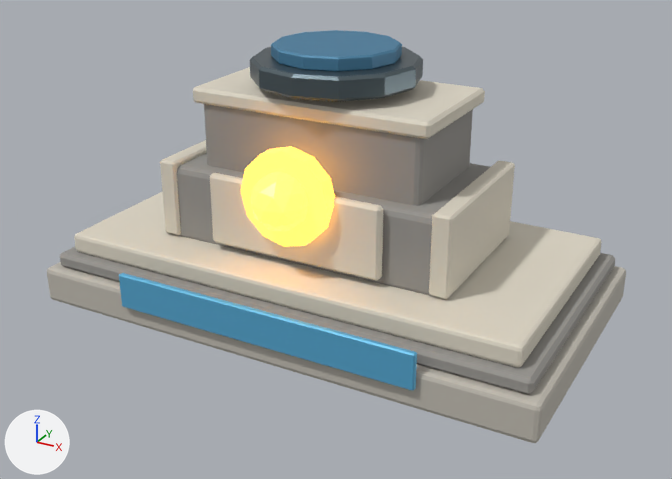
A saved change to the glTF model assets/cardfront_environment/formal/hq/hq_common.glb.
Camera for both pictures: a 50 mm camera at (4.94, -8.99, 5.3) aimed at (0.14, -0.27, 0.94). The axes (+X, +Y, +Z) are drawn at lower left. The lights are the same throughout. The picture after the commit comes second. Where no turn or scale is listed for an object, it has been applied to the vertices. Vertices at exactly the same position are counted once.

The scene before the commit, as lines of its bpy script (objects in view):
```python
ob_base_main = bpy.data.objects.new('Base_Main', me_cube_003)
ob_base_main.location = (0.0, 0.0, 0.22)
ob_base_top = bpy.data.objects.new('Base_Top', me_cube_005)
ob_base_top.location = (0.0, 0.0, 0.74)
ob_base_trim = bpy.data.objects.new('Base_Trim', me_cube_004)
ob_base_trim.location = (0.0, 0.0, 0.53)
ob_core_emitter = bpy.data.objects.new('Core_Emitter', me_cylinder)
ob_core_emitter.location = (0.0, -1.08, 1.72)
ob_core_frame_front = bpy.data.objects.new('Core_Frame_Front', me_cube_009)
ob_core_frame_front.location = (0.0, -0.98, 1.36)
ob_core_frame_left = bpy.data.objects.new('Core_Frame_Left', me_cube_010)
ob_core_frame_left.location = (-1.72, 0.0, 1.34)
ob_core_frame_right = bpy.data.objects.new('Core_Frame_Right', me_cube_011)
ob_core_frame_right.location = (1.72, 0.0, 1.34)
ob_core_glow = bpy.data.objects.new('Core_Glow', me_icosphere)
ob_core_glow.location = (0.0, -1.22, 1.72)
ob_factionpanel_front = bpy.data.objects.new('FactionPanel_Front', me_cube_006)
ob_factionpanel_front.location = (0.0, -1.76, 0.47)
# also in view: 'Core_UpperTrim' at (0.0, 0.04, 2.57); 'Turret_Collar' at (0.0, 0.0, 3.09); 'Turret_Base' at (0.0, 0.0, 2.89); 'Core_UpperHousing' at (0.0, 0.04, 2.08); 'Core_Housing' at (0.0, 0.0, 1.28)
```
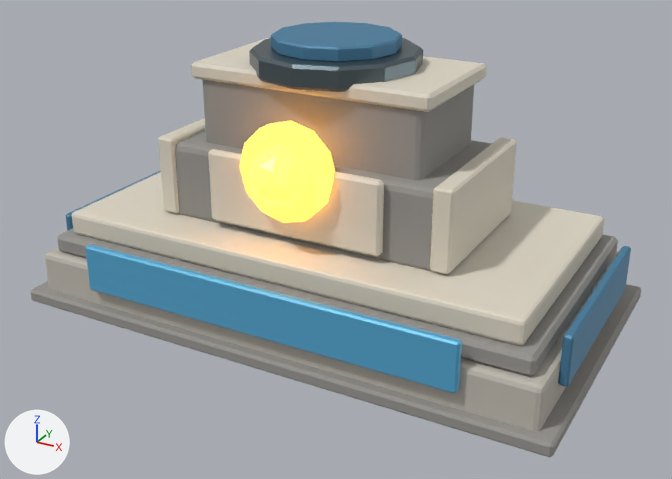
What differs and where, as boxes [x1, y1, x2, y2] in the pictures (672 x 479 px):
```json
{"object": "Base_Top", "change": "moved", "before": [74, 192, 602, 367], "after": [72, 172, 604, 345]}
{"object": "Base_Main", "change": "rescaled", "before": [47, 262, 626, 443], "after": [45, 247, 618, 431]}
{"object": "FactionPanel_Front", "change": "moved, rescaled", "before": [119, 273, 417, 391], "after": [85, 244, 462, 393], "on screen": "26% wider, 26% taller"}
{"object": "Base_Trim", "change": "moved", "before": [60, 246, 615, 395], "after": [57, 228, 618, 376]}
{"object": "Core_UpperTrim", "change": "moved", "before": [193, 67, 485, 139], "after": [191, 38, 486, 112]}
{"object": "Base_Skirt", "change": "added", "after": [31, 281, 641, 457]}
{"object": "Core_Housing", "change": "moved", "before": [177, 153, 490, 297], "after": [175, 131, 492, 272]}
{"object": "Core_Frame_Front", "change": "moved", "before": [210, 173, 383, 281], "after": [208, 149, 384, 257]}
{"object": "Core_Frame_Right", "change": "moved", "before": [429, 160, 515, 299], "after": [430, 137, 517, 275]}
{"object": "Core_Emitter", "change": "moved", "before": [241, 146, 335, 247], "after": [239, 121, 335, 223]}
{"object": "Turret_Base", "change": "moved", "before": [250, 47, 423, 102], "after": [249, 38, 423, 92]}
{"object": "Turret_Collar", "change": "moved", "before": [271, 30, 402, 72], "after": [271, 22, 402, 62]}
{"object": "Core_Glow", "change": "moved", "before": [251, 172, 308, 232], "after": [250, 146, 308, 207]}
{"object": "FactionPanel_Right", "change": "added", "after": [558, 246, 631, 387], "on screen": "blue"}
{"object": "Core_Frame_Left", "change": "moved", "before": [160, 140, 207, 235], "after": [158, 118, 205, 213]}
{"object": "FactionPanel_Left", "change": "added", "after": [66, 171, 161, 231], "on screen": "mostly hidden"}
```

Scene script edits in JSON lines:
```json
{"block": "me_cube_003", "where": "# used by ob_base_main; location = (0.0, 0.0, 0.22)"}
{"op": "remove", "block": "me_cube_003", "code": "me_cube_003.from_pydata(...)  # 56 vertices, 108 faces; spans x -3.1..3.1, y -1.73..1.73, z -0.22..0.22"}
{"op": "add", "block": "me_cube_003", "code": "me_cube_003.from_pydata(...)  # 56 vertices, 108 faces; spans x -3.1..3.1, y -1.73..1.73, z -0.28..0.28"}
{"block": "me_cube_003", "change": "me_cube_003 part 1: the whole mesh is scaled about its middle by (0.999, 0.998, 1.3)"}
{"block": "me_cube_006", "where": "# used by ob_factionpanel_front; location = (0.0, -1.76, 0.47)"}
{"op": "remove", "block": "me_cube_006", "code": "me_cube_006.from_pydata(...)  # 24 vertices, 44 faces; spans x -1.85..1.85, y -0.04..0.04, z -0.21..0.21"}
{"op": "add", "block": "me_cube_006", "code": "me_cube_006.from_pydata(...)  # 24 vertices, 44 faces; spans x -2.3..2.3, y -0.05..0.05, z -0.28..0.28"}
{"block": "me_cube_006", "change": "me_cube_006 part 2: the whole mesh is scaled about its middle by (1.24, 1.46, 1.33)"}
{"op": "add", "block": "me_cube_010_1", "code": ["me_cube_010_1 = bpy.data.meshes.new('Cube.010')", "me_cube_010_1.from_pydata(...)  # 24 vertices, 44 faces; spans x -0.05..0.05, y -1.2..1.2, z -0.28..0.28", "me_cube_010_1.materials.append(mat_mat_faction_secondary)  # blue #4b84a6"]}
{"op": "add", "block": "me_cube_003_1", "code": ["me_cube_003_1 = bpy.data.meshes.new('Cube.003')", "me_cube_003_1.from_pydata(...)  # 24 vertices, 44 faces; spans x -3.28..3.28, y -1.86..1.86, z -0.08..0.08", "me_cube_003_1.materials.append(mat_mat_neutral_stone_dark)  # grey #979590"]}
{"op": "set", "path": "ob_base_main.location", "old": "(0.0, 0.0, 0.22)", "new": "(0.0, 0.0, 0.36)"}
{"op": "set", "path": "ob_base_top.location", "old": "(0.0, 0.0, 0.74)", "new": "(0.0, 0.0, 1.0)"}
{"op": "set", "path": "ob_base_trim.location", "old": "(0.0, 0.0, 0.53)", "new": "(0.0, 0.0, 0.75)"}
{"op": "set", "path": "ob_factionpanel_front.location", "old": "(0.0, -1.76, 0.47)", "new": "(0.0, -1.77, 0.66)"}
{"op": "set", "path": "ob_core_emitter.location", "old": "(0.0, -1.08, 1.72)", "new": "(0.0, -1.08, 2.0)"}
{"op": "set", "path": "ob_core_frame_front.location", "old": "(0.0, -0.98, 1.36)", "new": "(0.0, -0.98, 1.64)"}
{"op": "set", "path": "ob_core_frame_left.location", "old": "(-1.72, 0.0, 1.34)", "new": "(-1.72, 0.0, 1.62)"}
{"op": "set", "path": "ob_core_frame_right.location", "old": "(1.72, 0.0, 1.34)", "new": "(1.72, 0.0, 1.62)"}
{"op": "set", "path": "ob_core_glow.location", "old": "(0.0, -1.22, 1.72)", "new": "(0.0, -1.22, 2.0)"}
{"op": "set", "path": "ob_core_housing.location", "old": "(0.0, 0.0, 1.28)", "new": "(0.0, 0.0, 1.56)"}
{"op": "set", "path": "ob_core_uppertrim.location", "old": "(0.0, 0.04, 2.57)", "new": "(0.0, 0.04, 2.85)"}
{"op": "set", "path": "ob_turret_base.location", "old": "(0.0, 0.0, 2.89)", "new": "(0.0, 0.0, 2.99)"}
{"op": "set", "path": "ob_turret_collar.location", "old": "(0.0, 0.0, 3.09)", "new": "(0.0, 0.0, 3.19)"}
{"op": "add", "block": "ob_factionpanel_right", "code": ["ob_factionpanel_right = bpy.data.objects.new('FactionPanel_Right', me_cube_010_1)", "ob_factionpanel_right.location = (3.15, 0.0, 0.66)"]}
{"op": "add", "block": "ob_factionpanel_left", "code": ["ob_factionpanel_left = bpy.data.objects.new('FactionPanel_Left', me_cube_010_1.copy())", "ob_factionpanel_left.location = (-3.15, 0.0, 0.66)"]}
{"op": "add", "block": "ob_base_skirt", "code": ["ob_base_skirt = bpy.data.objects.new('Base_Skirt', me_cube_003_1)", "ob_base_skirt.location = (0.0, 0.0, 0.08)"]}
```
